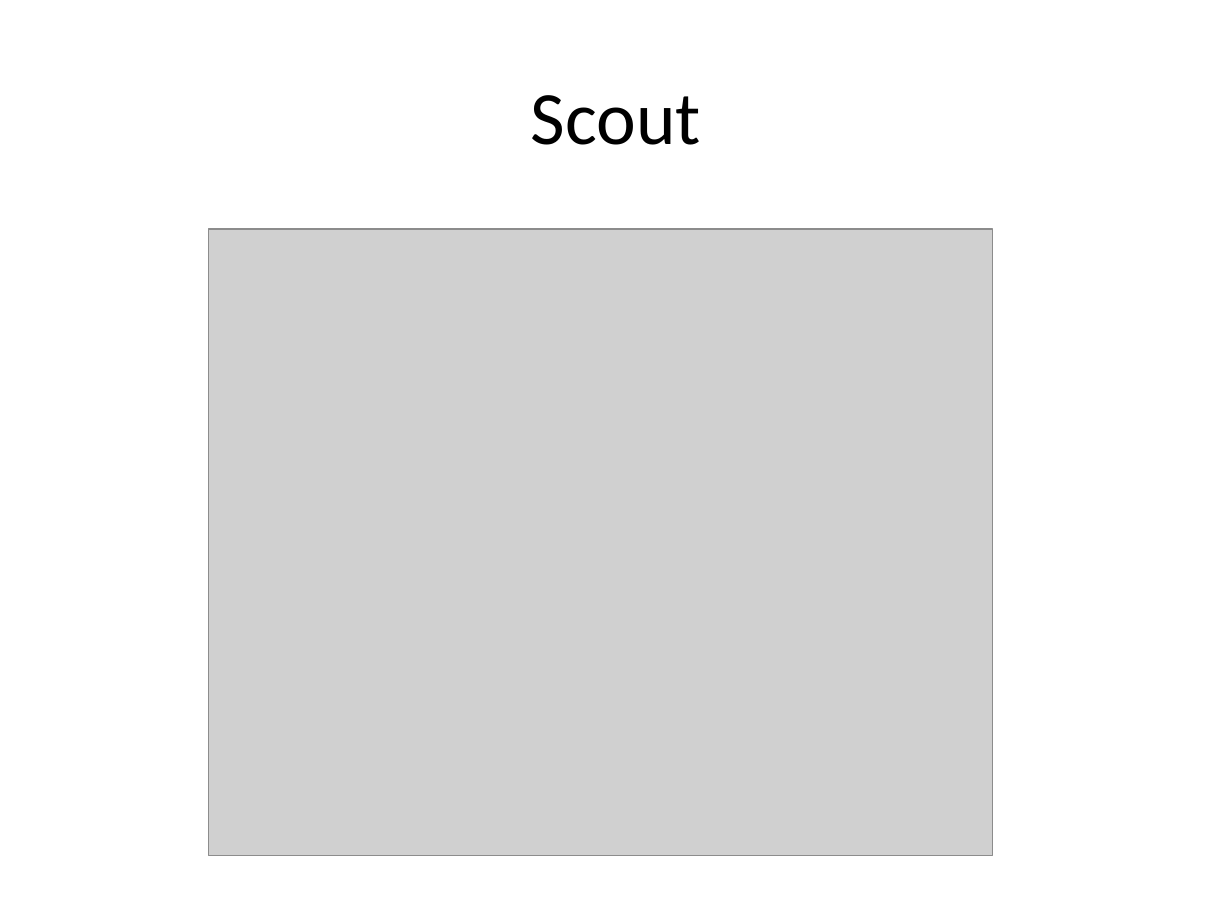
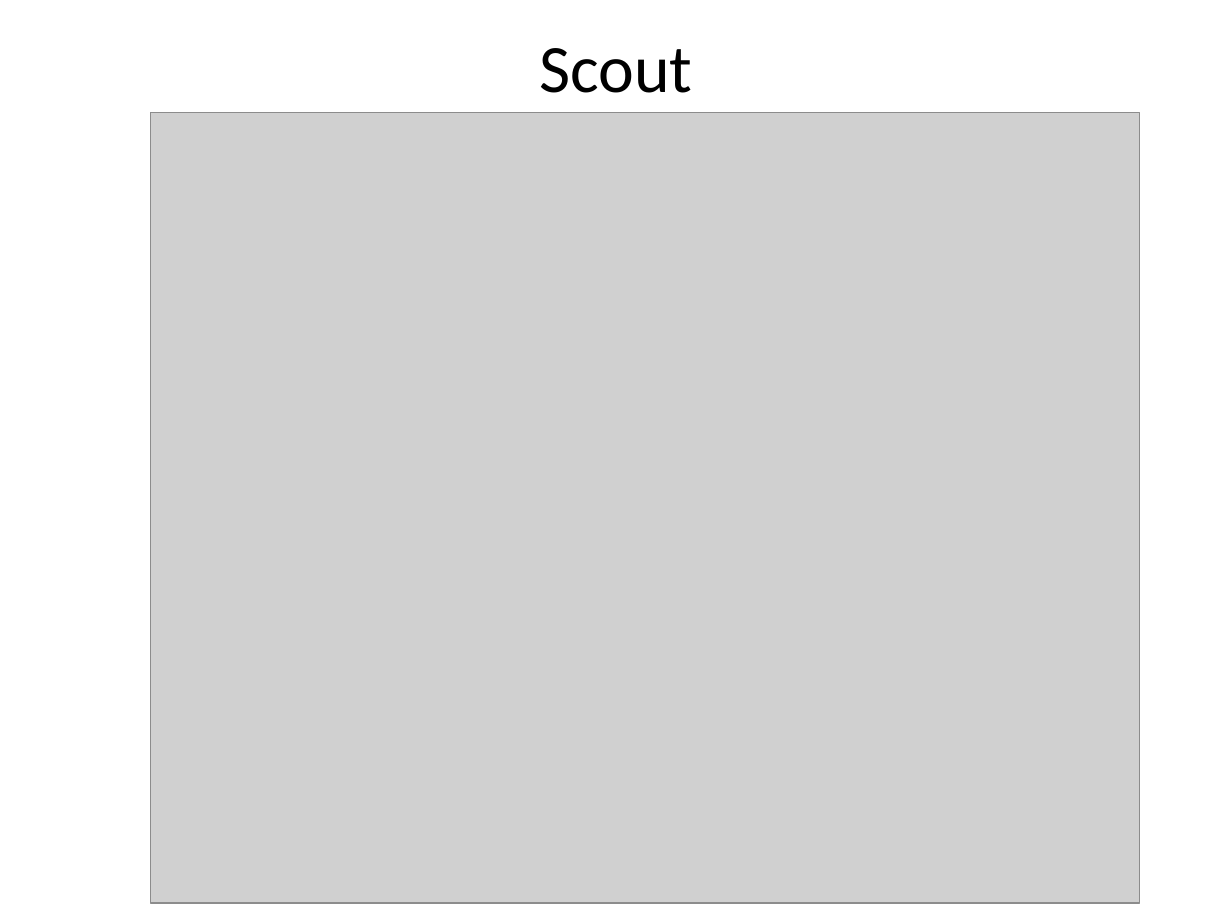
Before and after one commit to schadov/241m-lectures, a slide deck: slide 30 of Flash II.pptx (slide 29 before the commit). Drawn at 1232x924 pixels with LibreOffice and Linux fonts; fonts in the diff are those of the drawing; grey boxes stand for pictures. Boxes give left, top, right and bottom in pixels: in the first picture for what was removed or moved away, otherwise in the second. Text is boxed around its words. In the diff, an @@ line names an element or a change of style, - is before the commit and + after.

Commit message:
lec 4 fix

```diff
--- a/Flash II.pptx
+++ b/Flash II.pptx
@@ title "Scout" at (x1=539, y1=48, x2=692, y2=93): size 44 to 39.6 pt @@
@@ picture resized from (x1=208, y1=229, x2=992, y2=855) to (x1=150, y1=113, x2=1140, y2=904) @@
```
Also in this commit, not shown: 4 other slides changed, 1 slide added.
